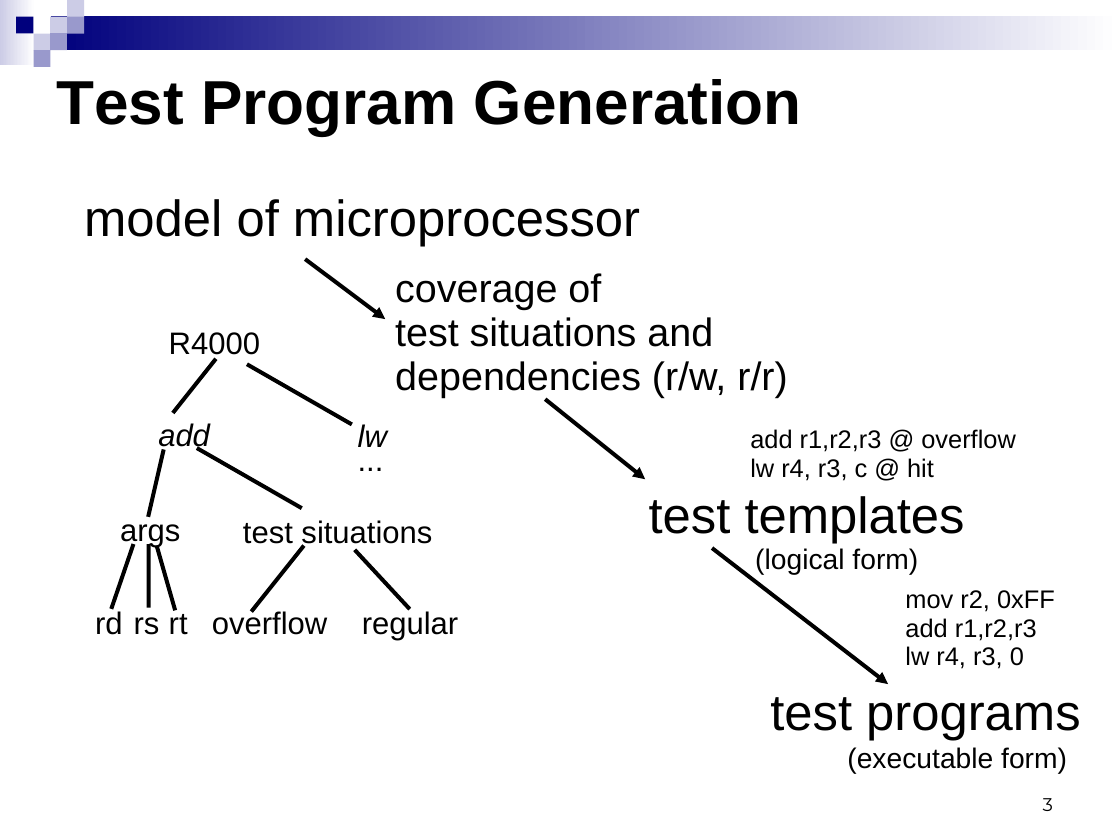
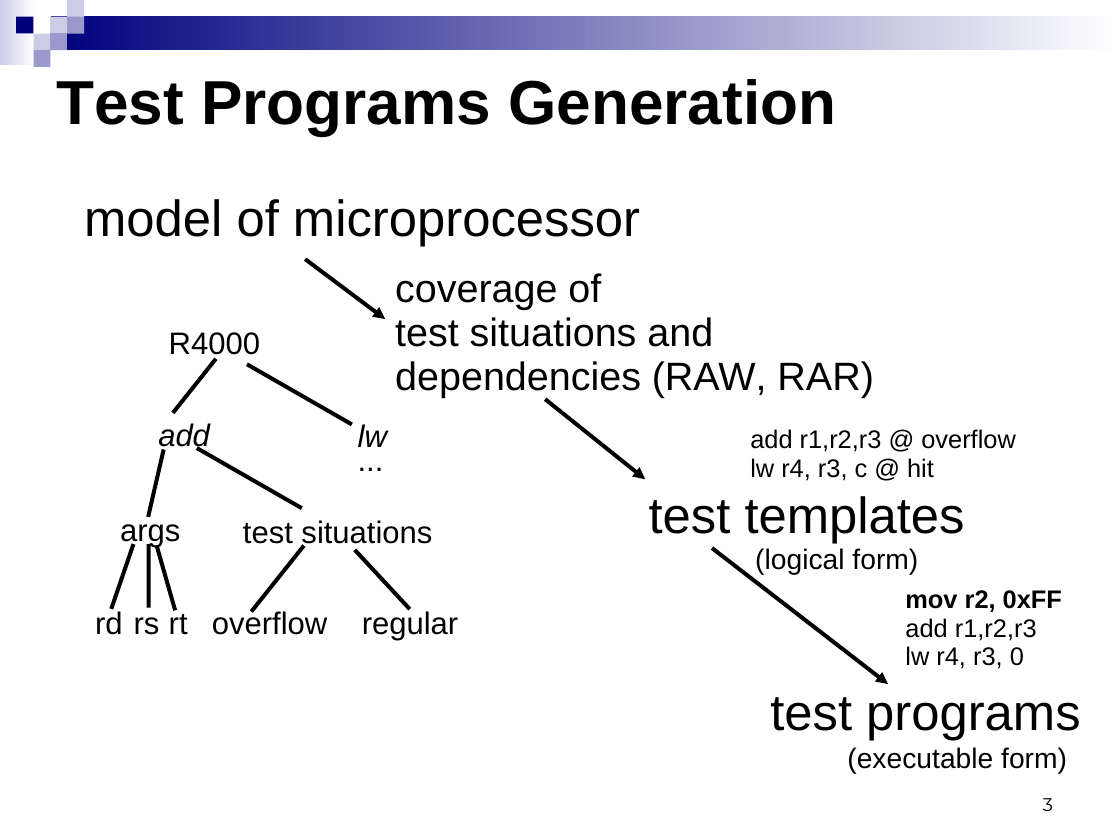
Before and after one commit to kornevgen/tesla-project, a slide deck: slide 3 of papers/unpublished/SummerSchool09/sumsch09-3.ppt. Drawn at 1120x840 pixels with LibreOffice and Linux fonts; fonts in the diff are those of the drawing. Boxes give left, top, right and bottom in pixels: in the first picture for what was removed or moved away, otherwise in the second. Text is boxed around its words. In the diff, an @@ line names an element or a change of style, - is before the commit and + after.

```diff
--- a/papers/unpublished/SummerSchool09/sumsch09-3.ppt
+++ b/papers/unpublished/SummerSchool09/sumsch09-3.ppt
@@ title at bbox=[56, 79, 835, 136]: text changed @@
-Test Program Generation
+Test Programs Generation
@@ text at bbox=[395, 361, 873, 398]: text changed @@
-dependencies (r/w, r/r)
+dependencies (RAW, RAR)
@@ text at bbox=[905, 590, 1062, 612]: bold on in "mov r2, 0xFF" @@
```
Also in this commit, not shown: 7 other slides changed, 1 slide added, 1 slide removed.
